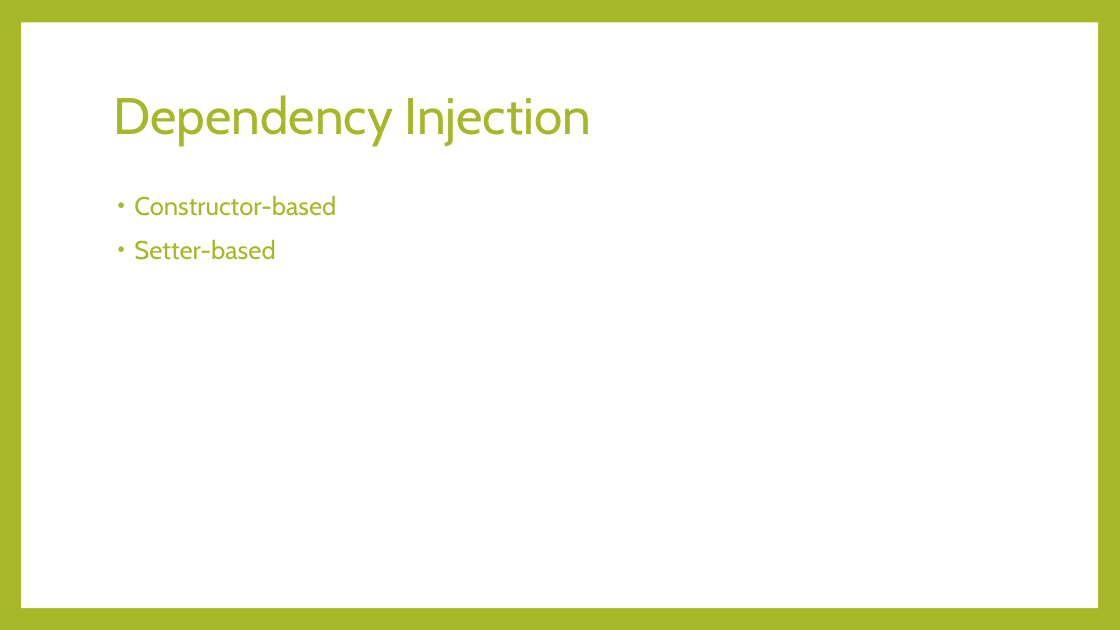
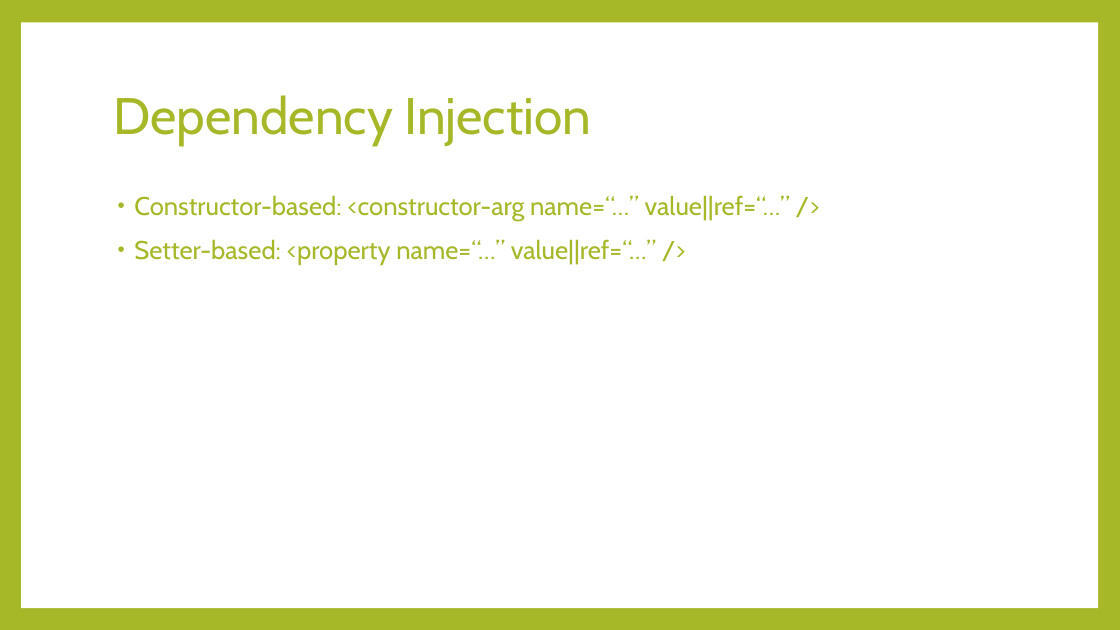
Before and after one commit to thaolt007/spring-doc, a slide deck: slide 8 of Spring.pptx (slide 7 before the commit). Drawn at 1120x630 pixels with LibreOffice and Linux fonts; fonts in the diff are those of the drawing. Boxes give left, top, right and bottom in pixels: in the first picture for what was removed or moved away, otherwise in the second. Text is boxed around its words. In the diff, an @@ line names an element or a change of style, - is before the commit and + after.

```diff
--- a/Spring.pptx
+++ b/Spring.pptx
@@ text at (134,195,790,265): text changed @@
-• Constructor-based
-• Setter-based
+• Constructor-based: <constructor-arg name=“…” value||ref=“…” />
+• Setter-based: <property name=“…” value||ref=“…” />
```
Also in this commit, not shown: 2 other slides changed.
